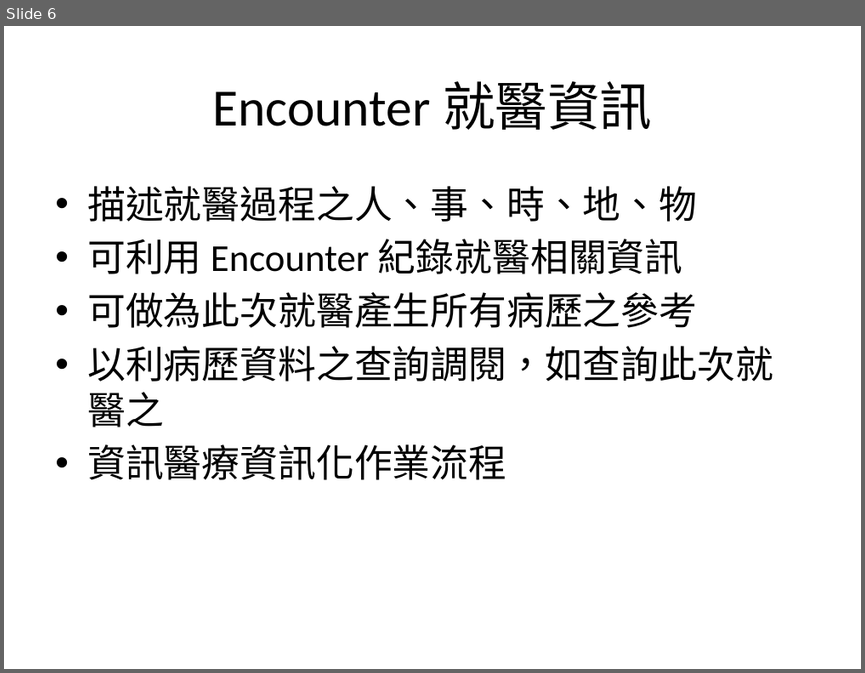
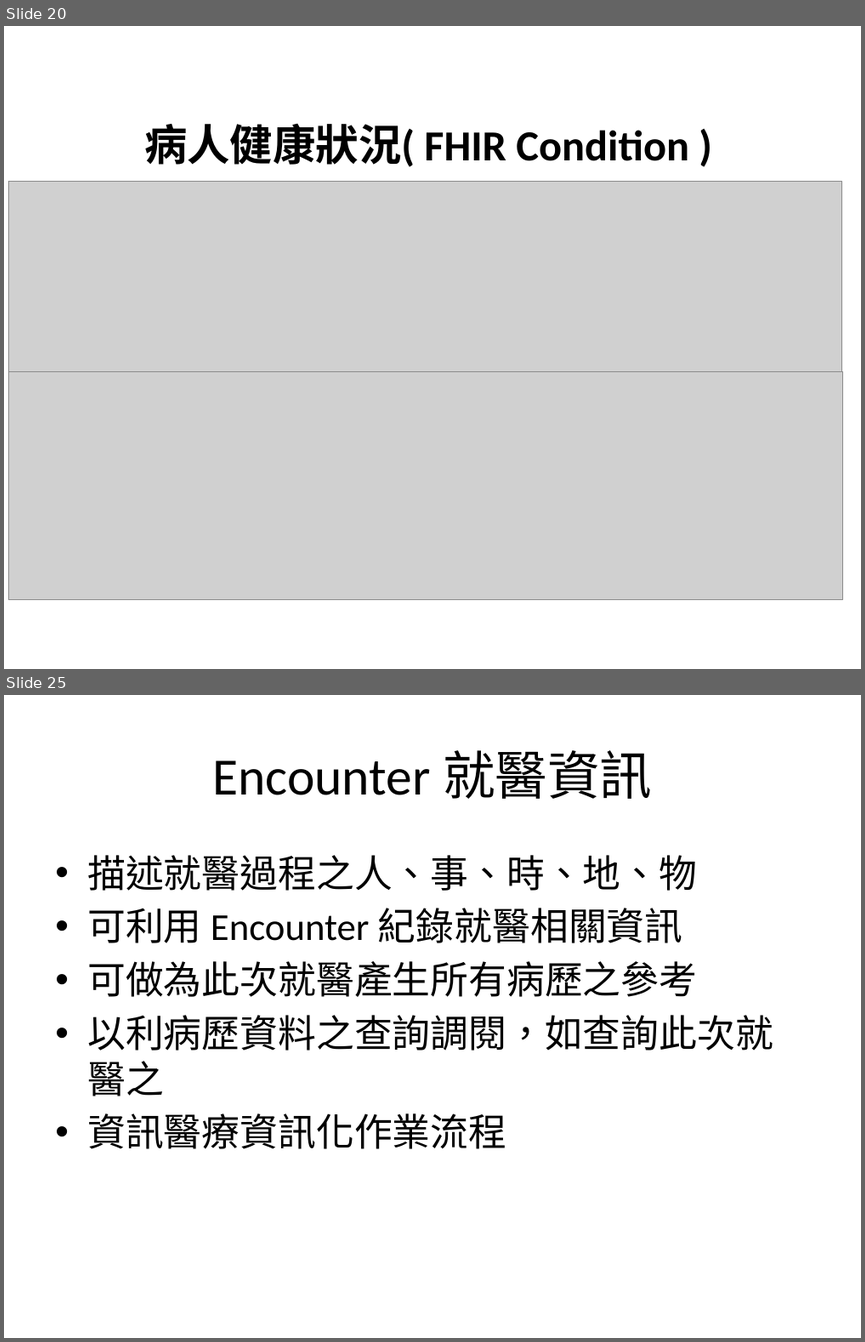
Before and after one commit to mos2718/FHIRspec, a slide deck: Spec/Encounter.pptx. Shown one above the other, each under a label of ours: slide 6 before the commit, slides 20 and 25 after it; the slides between them are not shown. The pictures are 865x673 and 865x1342 pixels, drawn with LibreOffice and Linux fonts; fonts in the diff are those of the drawing; grey boxes stand for pictures. Boxes give left, top, right and bottom in pixels: in the first picture for what was removed or moved away, otherwise in the second. Text is boxed around its words. In the diff, an @@ line names an element or a change of style, - is before the commit and + after.

```diff
--- a/Spec/Encounter.pptx
+++ b/Spec/Encounter.pptx
@@ slide 20 added at [4,26,861,669], background #FFFFFF @@
@@ title added at [144,123,689,167], 36 pt, text #000000, bold @@
+病人健康狀況( FHIR Condition )
@@ picture added at [8,182,842,381] @@
@@ picture added at [8,371,842,599] @@
@@ what was slide 6 is now slide 25 @@
```
Also in this commit, not shown: 1 slide changed, 18 other slides added, 6 other files.
